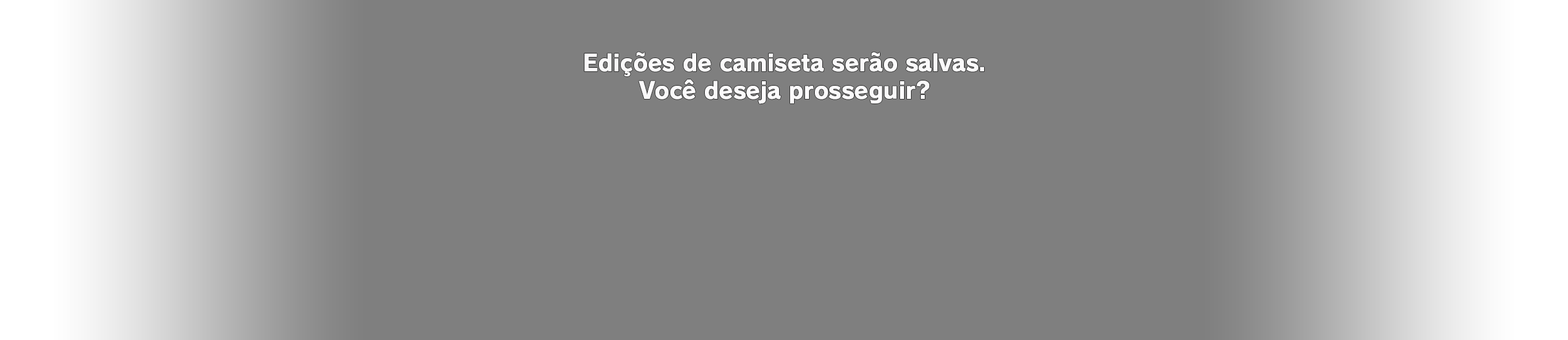
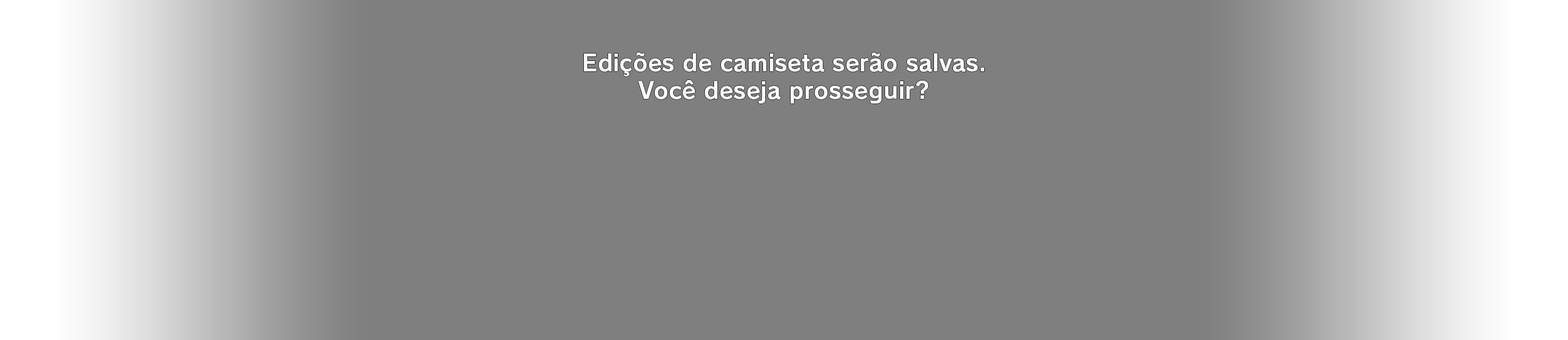
The second 1568 × 340 image is a revision of the first. Changes to its layers:
added group "PT V2 Centralizsado" with 1 layers above "Pt Centralizado" over [583, 52, 985, 104]
added layer "Edições de camiseta serão salvas. Você deseja prosseguir?" in group "PT V2 Centralizsado" over [583, 52, 985, 104]
hid group "Pt Centralizado" (2 layers) over [587, 51, 985, 105]
